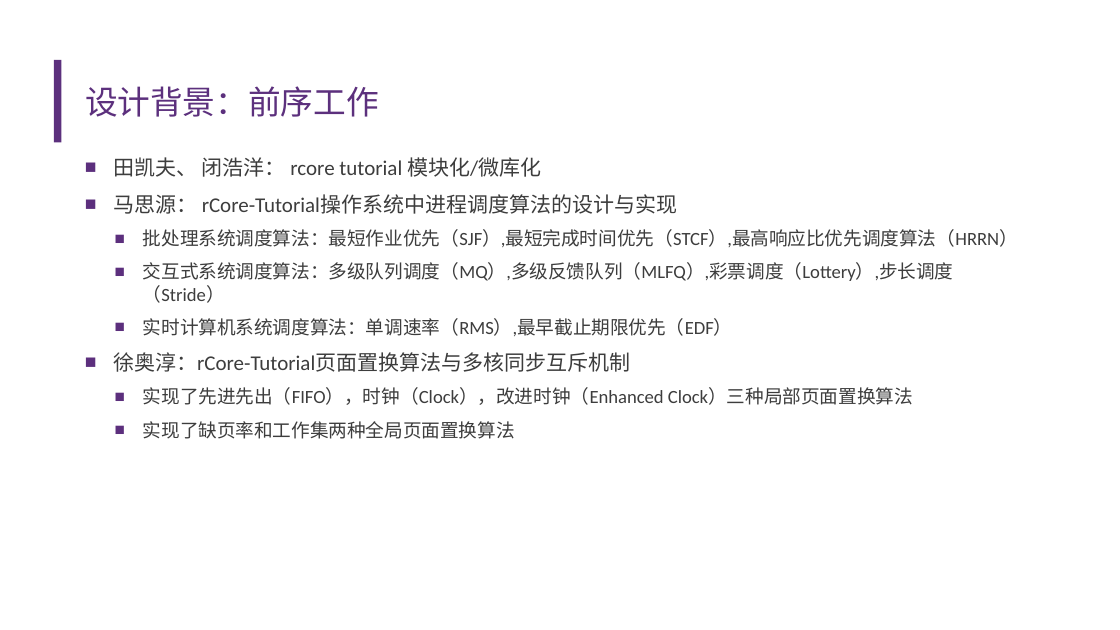
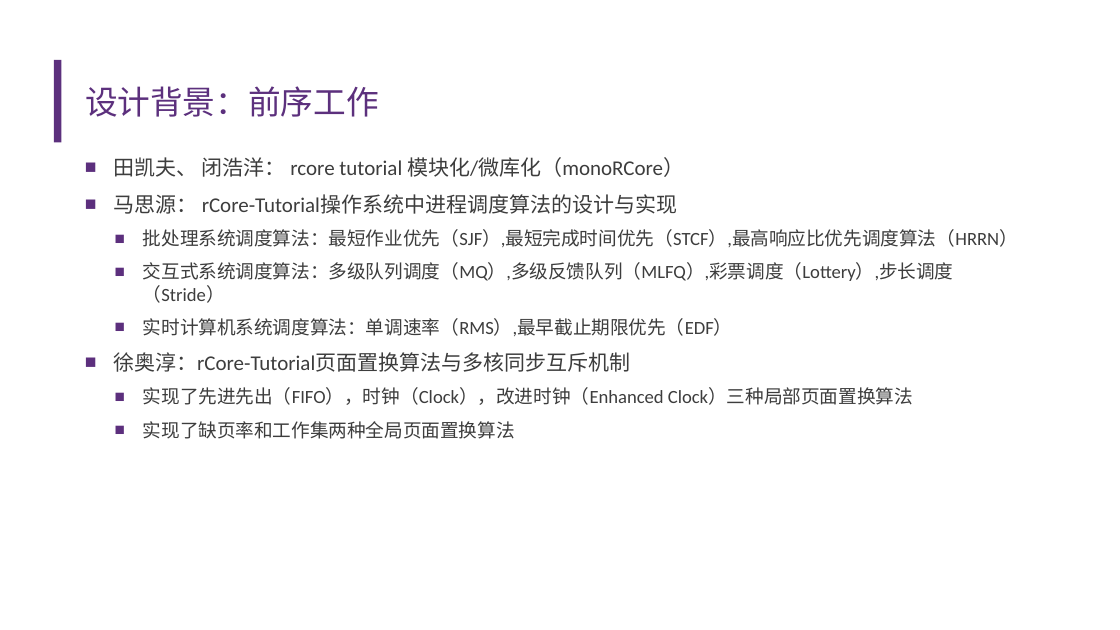
Before and after one commit to emily-jia/monoRCore, a slide deck: slide 7 of 开题报告.pptx (slide 6 before the commit). Drawn at 1120x630 pixels with LibreOffice and Linux fonts; fonts in the diff are those of the drawing; background and template pictures are left out. Boxes give left, top, right and bottom in pixels: in the first picture for what was removed or moved away, otherwise in the second. Text is boxed around its words. In the diff, an @@ line names an element or a change of style, - is before the commit and + after.

```diff
--- a/开题报告.pptx
+++ b/开题报告.pptx
@@ text at (x1=113, y1=157, x2=684, y2=177): text changed @@
-■ 田凯夫、 闭浩洋： rcore tutorial 模块化/微库化
+■ 田凯夫、 闭浩洋： rcore tutorial 模块化/微库化（monoRCore）
```
Also in this commit, not shown: 3 other slides changed, 1 slide added, 12 other files.
